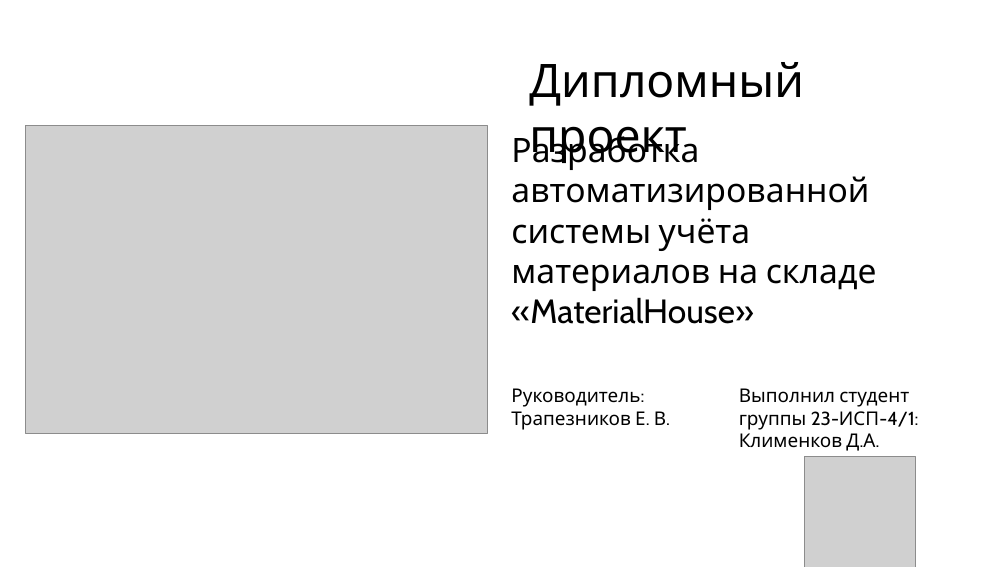
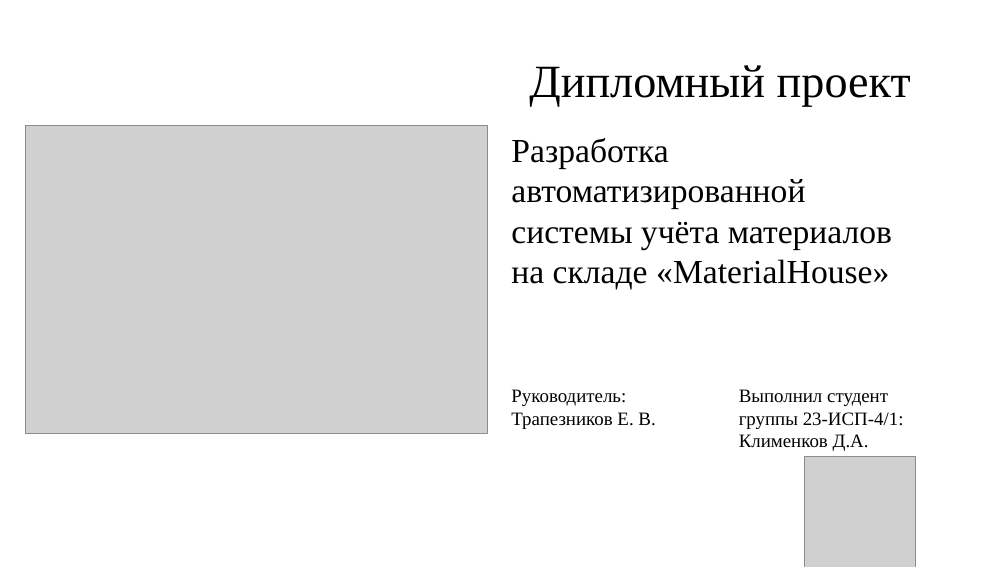
Before and after one commit to Danildanil228/diplomfiles, a slide deck: slide 1 of Презентация.pptx. Drawn at 1008x567 pixels with LibreOffice and Linux fonts; fonts in the diff are those of the drawing; grey boxes stand for pictures; background and template pictures are left out. Boxes give left, top, right and bottom in pixels: in the first picture for what was removed or moved away, otherwise in the second. Text is boxed around its words. In the diff, an @@ line names an element or a change of style, - is before the commit and + after.

```diff
--- a/Презентация.pptx
+++ b/Презентация.pptx
@@ font Cabin to Times New Roman in 4 elements at [511,138,892,289], [529,65,911,106], [511,389,655,429], [739,389,904,451] @@
```
Also in this commit, not shown: 6 other slides changed, 2 slides added, 2 slides removed.
